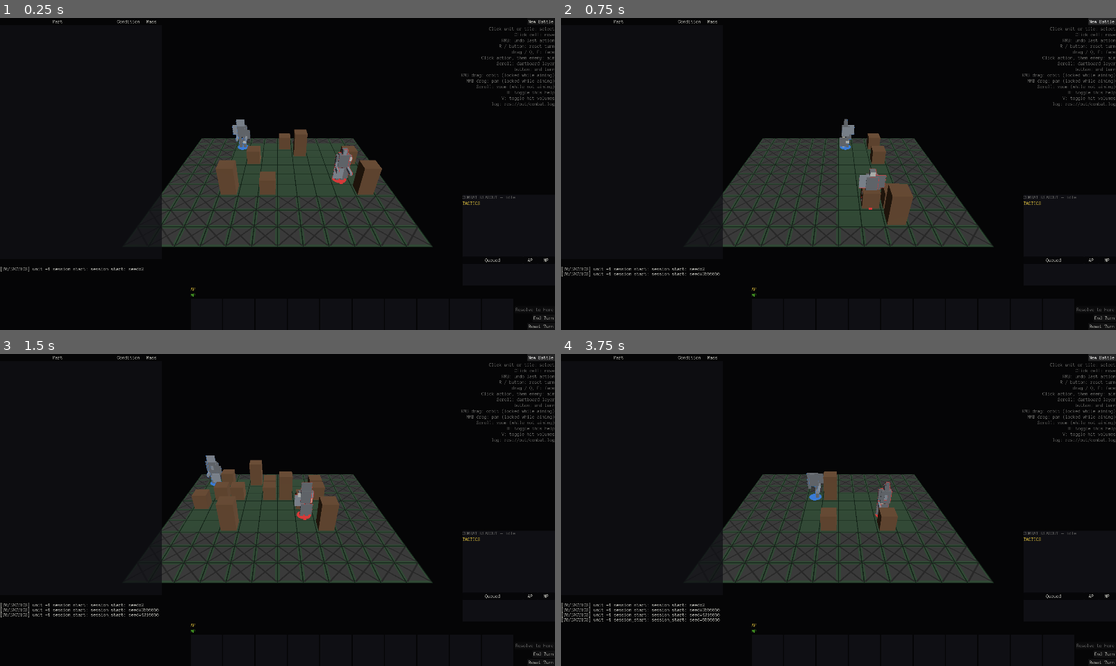
Above: before the commit, frames 1-4 (two rows, left to right).
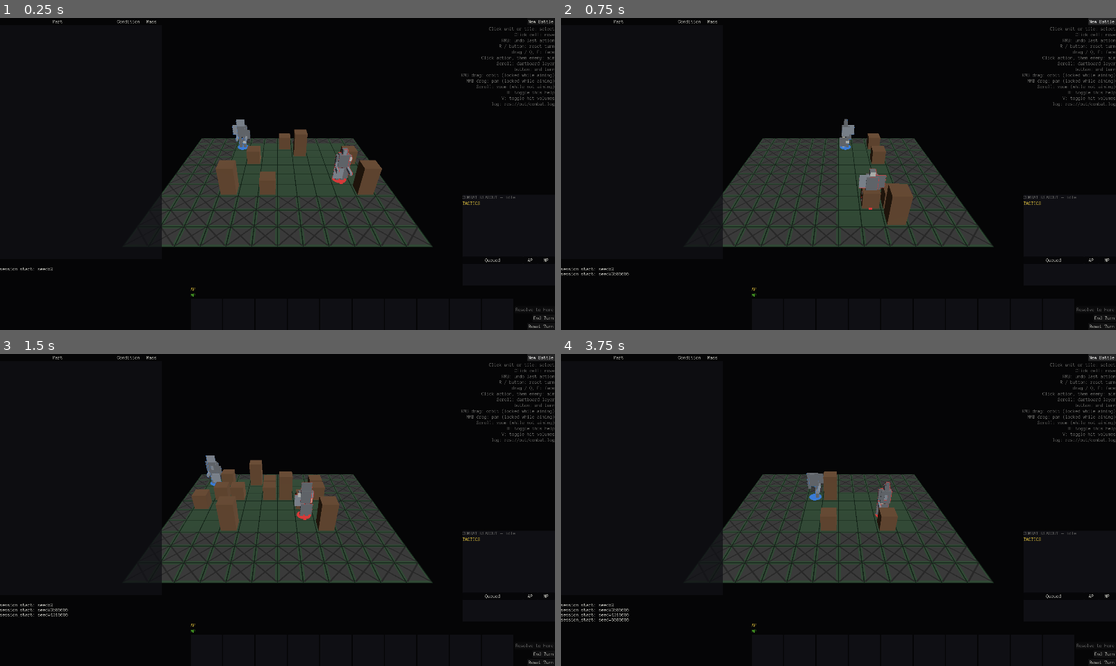
Above: after the commit, the same moments.

Repository: NotUserFriendly/HulkBreakers
Game: Godot game, scene res://src/view/battle_scene.tscn
Same seed, same stepped clock (60 frames per second), same inputs: the game is played once before the commit and once after it.
Inputs:
- Up to frame 1 (0.25 s): no input
- Up to frame 2 (0.75 s): click "New Battle" at 0.5 s
- Up to frame 3 (1.5 s): click "New Battle" at 1.25 s
- Up to frame 4 (3.75 s): click "End Turn" at 2 s; click "End Turn" at 2.75 s; click "New Battle" at 3.5 s

The runs differ from the first frame. In frame 1, 0.1% of the frame differs, in the area x 0-26%, y 79-82%; in frame 2, 0.3%; in frame 3, 0.4%; in frame 4, 0.6%, in the area x 0-29%, y 79-86%.

Commit message:
Stop echoing turn/unit on every combat log line
LogEvent._to_string() prefixed every single line with "[T0/RESOLUTION]
unit 5" — constant for an entire turn (and phase was almost always
RESOLUTION regardless), so it read as pure repetition rather than
information. Turn and unit now fire once, in CombatState._start_turn's
own turn_start line ("Turn 3 — unit 5"), which already exists as a real
event at exactly that boundary — everything else during that unit's turn
is understood to still be it.

_to_string() now renders "kind: text" instead. This surfaced an existing
inconsistency: many hand-written `text` strings already baked in their
own "<ClassName>: unit %d" or "<kind>: " prefix (redundant with the
wrapper before, would have doubled up under the new one) while others
didn't. Cleaned up all 27 LogEvent call sites to state their own text
plainly, with the label/unit repetition removed — except where a second,
genuinely different unit is named (overwatch's out-of-turn reactor and
its target; a detonation's or demotion's affected unit), which stays,
since that's real information, not repetition.

Diff:
--- a/src/logic/actions/attack_action.gd
+++ b/src/logic/actions/attack_action.gd
@@ -193,7 +193,7 @@
 				attacker.id,
 				&"part_destroyed",
 				{"part": result.region.part.id},
-				"part_destroyed: %s" % result.region.part.id
+				"%s" % result.region.part.id
 			)
 		)
 		_credit_salvage(state, attacker, result.region.part)
@@ -209,7 +209,7 @@
 					attacker.id,
 					&"part_mangled",
 					{"part": result.region.part.id},
-					"part_mangled: %s" % result.region.part.id
+					"%s" % result.region.part.id
 				)
 			)
 		if result.region.part.is_disabled:
@@ -220,7 +220,7 @@
 					attacker.id,
 					&"part_disabled",
 					{"part": result.region.part.id},
-					"part_disabled: %s" % result.region.part.id
+					"%s" % result.region.part.id
 				)
 			)
 	# taskblock-09 A3: renamed from "cook_off" — DETONATE, not cook-off.
@@ -232,7 +232,7 @@
 				attacker.id,
 				&"detonate",
 				{"source_part": result.region.part.id, "unit": detonated.id},
-				"detonate: %s hit unit %d" % [result.region.part.id, detonated.id]
+				"%s hit unit %d" % [result.region.part.id, detonated.id]
 			)
 		)
 	# taskblock-09 A4: each fragment ray is its own full impact — same
@@ -248,7 +248,7 @@
 				attacker.id,
 				&"meltdown_armed",
 				{"part": result.region.part.id},
-				"meltdown_armed: %s" % result.region.part.id
+				"%s" % result.region.part.id
 			)
 		)
 	if result.ejected_matrix != null:
@@ -259,7 +259,7 @@
 				attacker.id,
 				&"matrix_ejected",
 				{"host_part": result.region.part.id, "matrix": result.ejected_matrix.id},
-				"matrix_ejected: %s from %s" % [result.ejected_matrix.id, result.region.part.id]
+				"%s from %s" % [result.ejected_matrix.id, result.region.part.id]
 			)
 		)
 	# docs/04 taskblock02 Pass D1: the shell root destroyed while hosting an
@@ -275,10 +275,7 @@
 				attacker.id,
 				&"surrogate_ejected",
 				{"host_part": result.region.part.id, "surrogate": result.ejected_surrogate.id},
-				(
-					"surrogate_ejected: %s from %s"
-					% [result.ejected_surrogate.id, result.region.part.id]
-				)
+				"%s from %s" % [result.ejected_surrogate.id, result.region.part.id]
 			)
 		)
 	if result.demoted_unit != null:
@@ -291,7 +288,7 @@
 			"cause": cause,
 		}
 		var demotion_text: String = (
-			"surrogate_demoted: unit %d %s -> %s (%s)"
+			"unit %d %s -> %s (%s)"
 			% [
 				result.demoted_unit.id,
 				result.demoted_tier_before.id,
@@ -325,7 +322,7 @@
 				attacker.id,
 				&"subtree_dropped",
 				{"part": dropped.id},
-				"subtree_dropped: %s" % dropped.id
+				"%s" % dropped.id
 			)
 		)
 
@@ -349,7 +346,7 @@
 				attacker.id,
 				&"salvage_credited",
 				{"part": destroyed.id, "resource": resource_id, "amount": amount},
-				"salvage_credited: %d %s from %s" % [amount, resource_id, destroyed.id]
+				"%d %s from %s" % [amount, resource_id, destroyed.id]
 			)
 		)
 
--- a/src/logic/actions/carry_body_action.gd
+++ b/src/logic/actions/carry_body_action.gd
@@ -65,7 +65,7 @@
 				actual.id,
 				&"carry_body",
 				{"body": body_id},
-				text
+				"slung %s across their back" % body_id
 			)
 		)
 
--- a/src/logic/actions/end_turn_action.gd
+++ b/src/logic/actions/end_turn_action.gd
@@ -27,7 +27,7 @@
 	if not state.is_preview:
 		state.combat_log.emit(
 			LogEvent.new(
-				state.round_number, Enums.Phase.RESOLUTION, actual.id, &"turn_end", {}, text
+				state.round_number, Enums.Phase.RESOLUTION, actual.id, &"turn_end", {}, "ended turn"
 			)
 		)
 	state.advance_turn()
--- a/src/logic/actions/extract_action.gd
+++ b/src/logic/actions/extract_action.gd
@@ -38,7 +38,14 @@
 	var text: String = "ExtractAction: unit %d extracted the team" % unit.id
 	state.log_action(text)
 	state.combat_log.emit(
-		LogEvent.new(state.round_number, Enums.Phase.RESOLUTION, unit.id, &"extract", {}, text)
+		LogEvent.new(
+			state.round_number,
+			Enums.Phase.RESOLUTION,
+			unit.id,
+			&"extract",
+			{},
+			"extracted the team"
+		)
 	)
 
 
--- a/src/logic/actions/face_action.gd
+++ b/src/logic/actions/face_action.gd
@@ -98,7 +98,7 @@
 			actual.id,
 			&"faced",
 			{"direction": actual.orientation, "cost": cost, "reason": reason},
-			text
+			"faced %.2f rad (%s)" % [actual.orientation, reason]
 		)
 	)
 
--- a/src/logic/actions/gather_action.gd
+++ b/src/logic/actions/gather_action.gd
@@ -63,7 +63,7 @@
 			actual.id,
 			&"gather",
 			{"resource": resource_id, "amount": amount, "cell": cell},
-			text
+			"gathered %d %s at %s" % [amount, resource_id, cell]
 		)
 	)
 
--- a/src/logic/actions/modify_assembly_action.gd
+++ b/src/logic/actions/modify_assembly_action.gd
@@ -61,7 +61,7 @@
 				actual.id,
 				&"strip_part",
 				{"assembly": assembly_id, "stripped": target_id},
-				text
+				"stripped %s from %s" % [target_id, assembly_id]
 			)
 		)
 
--- a/src/logic/actions/move_action.gd
+++ b/src/logic/actions/move_action.gd
@@ -165,7 +165,7 @@
 				actual.id,
 				&"move",
 				{"path": traversed, "destination": actual.cell},
-				text
+				"moved to %s" % actual.cell
 			)
 		)
 
--- a/src/logic/actions/overwatch_action.gd
+++ b/src/logic/actions/overwatch_action.gd
@@ -55,7 +55,7 @@
 				actual.id,
 				&"overwatch_declared",
 				{"weapon": weapon_id},
-				text
+				"holding with %s" % weapon_id
 			)
 		)
 
--- a/src/logic/actions/pick_up_action.gd
+++ b/src/logic/actions/pick_up_action.gd
@@ -75,7 +75,7 @@
 				actual.id,
 				&"pick_up",
 				{"item": item_id, "is_matrix": item is Matrix},
-				text
+				"picked up %s" % item_id
 			)
 		)
 
--- a/src/logic/actions/swap_part_action.gd
+++ b/src/logic/actions/swap_part_action.gd
@@ -79,7 +79,12 @@
 			"removed": old.id if old != null else &"",
 		}
 		var event := LogEvent.new(
-			state.round_number, Enums.Phase.RESOLUTION, actual.id, &"swap_part", data, text
+			state.round_number,
+			Enums.Phase.RESOLUTION,
+			actual.id,
+			&"swap_part",
+			data,
+			"swapped in %s at %s" % [replacement_id, socket_type]
 		)
 		state.combat_log.emit(event)
 
--- a/src/logic/combat_state.gd
+++ b/src/logic/combat_state.gd
@@ -203,7 +203,7 @@
 			unit.id,
 			&"resolution_stopped",
 			{"reason": reason, "refund_mp": outcome.refund.mp},
-			text
+			"stopped (%s)" % reason
 		)
 	)
 	return outcome
@@ -242,6 +242,9 @@
 	var meltdowns: Array[Dictionary] = DamageResolver.tick_meltdowns(unit, self)
 
 	if not is_preview:
+		# The one place turn/unit gets announced at all now (LogEvent._to_
+		# string() no longer echoes either per line) — everything else this
+		# unit does for the rest of its turn is understood to still be it.
 		combat_log.emit(
 			LogEvent.new(
 				round_number,
@@ -249,7 +252,7 @@
 				unit.id,
 				&"turn_start",
 				{},
-				"turn_start: unit %d" % unit.id
+				"Turn %d — unit %d" % [round_number, unit.id]
 			)
 		)
 		if unit.surrogate_tier != tier_before:
@@ -265,8 +268,8 @@
 						"cause": "organics_decay"
 					},
 					(
-						"surrogate_demoted: unit %d %s -> %s (organics decay)"
-						% [unit.id, tier_before.id, unit.surrogate_tier.id]
+						"%s -> %s (organics decay)"
+						% [tier_before.id, unit.surrogate_tier.id]
 					)
 				)
 			)
@@ -283,7 +286,7 @@
 					unit.id,
 					&"detonate",
 					{"source_part": part.id, "units": affected_ids, "cause": "meltdown_expired"},
-					"detonate: %s meltdown expired" % part.id
+					"%s meltdown expired" % part.id
 				)
 			)
 
--- a/src/logic/log_event.gd
+++ b/src/logic/log_event.gd
@@ -32,5 +32,11 @@
 	text = p_text
 
 
+## Deliberately drops `turn`/`phase`/`unit_id` — a scrolling per-line echo
+## of "what turn/unit this is" is exactly the repetition the combat log
+## used to drown in, when every unit's own turn already announces itself
+## once via its own `turn_start` line (CombatState._start_turn). `kind` is
+## the one label worth repeating per line — unlike turn/unit it actually
+## varies line to line.
 func _to_string() -> String:
-	return "[T%d/%s] unit %d %s: %s" % [turn, Enums.Phase.keys()[phase], unit_id, kind, text]
+	return "%s: %s" % [kind, text]
--- a/src/logic/overwatch.gd
+++ b/src/logic/overwatch.gd
@@ -146,7 +146,11 @@
 				overwatcher.id,
 				&"overwatch_triggered",
 				{"weapon": weapon.id, "target_unit_id": mover.id},
-				text
+				# Overwatch fires out of turn order — the reacting unit is
+				# never the one a `turn_start` header most recently named,
+				# so both units stay explicit here rather than being
+				# assumed from context the way an in-turn action can be.
+				"unit %d fired %s at unit %d" % [overwatcher.id, weapon.id, mover.id]
 			)
 		)
 
--- a/src/view/battle_scene.gd
+++ b/src/view/battle_scene.gd
@@ -619,12 +619,7 @@
 ## cover/terrain.
 func _session_start_event(seed_value: int) -> LogEvent:
 	return LogEvent.new(
-		0,
-		Enums.Phase.TACTICS,
-		-1,
-		&"session_start",
-		{"seed": seed_value},
-		"session_start: seed=%d" % seed_value
+		0, Enums.Phase.TACTICS, -1, &"session_start", {"seed": seed_value}, "seed=%d" % seed_value
 	)
 
 
--- a/test/unit/logic/test_combat_log.gd
+++ b/test/unit/logic/test_combat_log.gd
@@ -57,14 +57,19 @@
 	pass_test("remove_sink on an unknown sink did not error, and the log still dispatches")
 
 
+## turn/phase/unit are deliberately NOT echoed per line anymore — a
+## scrolling repeat of "what turn/unit this is" on every single line is
+## exactly the noise this format change removes; each unit's own turn
+## already announces itself once via its own turn_start line
+## (CombatState._start_turn). `kind` is the one label still worth
+## repeating, since unlike turn/unit it actually varies line to line.
 func test_log_event_to_string_is_readable() -> void:
 	var event := LogEvent.new(
 		2, Enums.Phase.RESOLUTION, 5, &"penetration", {}, "round penetrates plate"
 	)
 	var text: String = event._to_string()
-	assert_true(text.contains("T2"))
-	assert_true(text.contains("RESOLUTION"))
-	assert_true(text.contains("unit 5"))
+	assert_false(text.contains("T2"), "the turn number must not be echoed per line")
+	assert_false(text.contains("unit 5"), "the acting unit must not be echoed per line")
 	assert_true(text.contains("penetration"))
 	assert_true(text.contains("round penetrates plate"))
 
--- a/test/unit/logic/test_combat_state.gd
+++ b/test/unit/logic/test_combat_state.gd
@@ -168,6 +168,9 @@
 	assert_eq(state.round_number, 1)
 
 
+## turn_start is the ONE place the turn/unit announcement fires now
+## (LogEvent._to_string() no longer echoes either per line) — its own
+## rendered text must actually carry both, since nothing else will.
 func test_advance_turn_emits_turn_start_for_the_incoming_unit() -> void:
 	var grid := Grid.new(5, 5)
 	var a := _make_unit(Vector2i(0, 0), 0)
@@ -181,6 +184,13 @@
 	var starts: Array[LogEvent] = sink.events_of_kind(&"turn_start")
 	assert_eq(starts.size(), 1)
 	assert_eq(starts[0].unit_id, b.id)
+	var rendered: String = starts[0]._to_string()
+	assert_true(
+		rendered.contains(str(state.round_number)), "the turn header must name the round number"
+	)
+	assert_true(
+		rendered.contains("unit %d" % b.id), "the turn header must name the incoming unit"
+	)
 
 
 func test_organics_decay_demotion_emits_surrogate_demoted() -> void:
